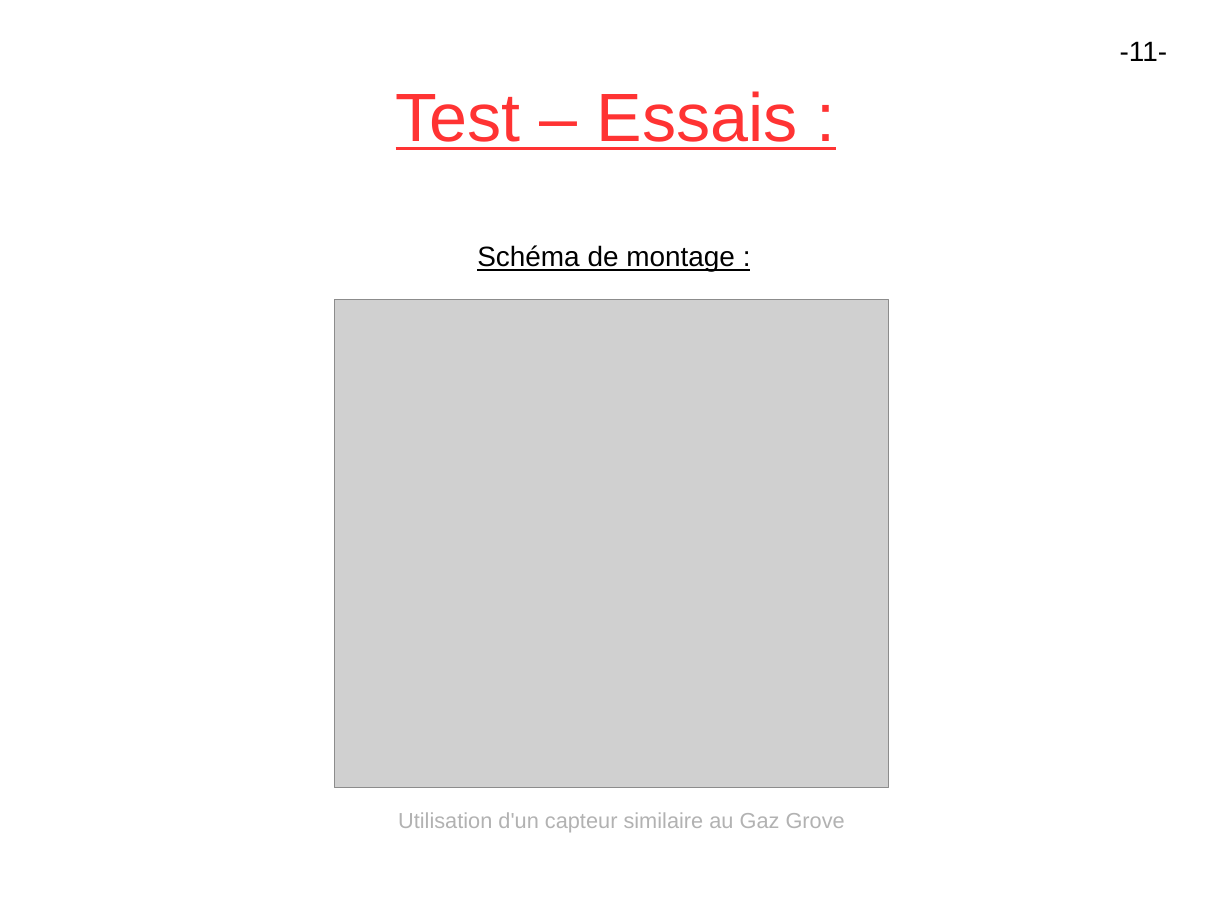
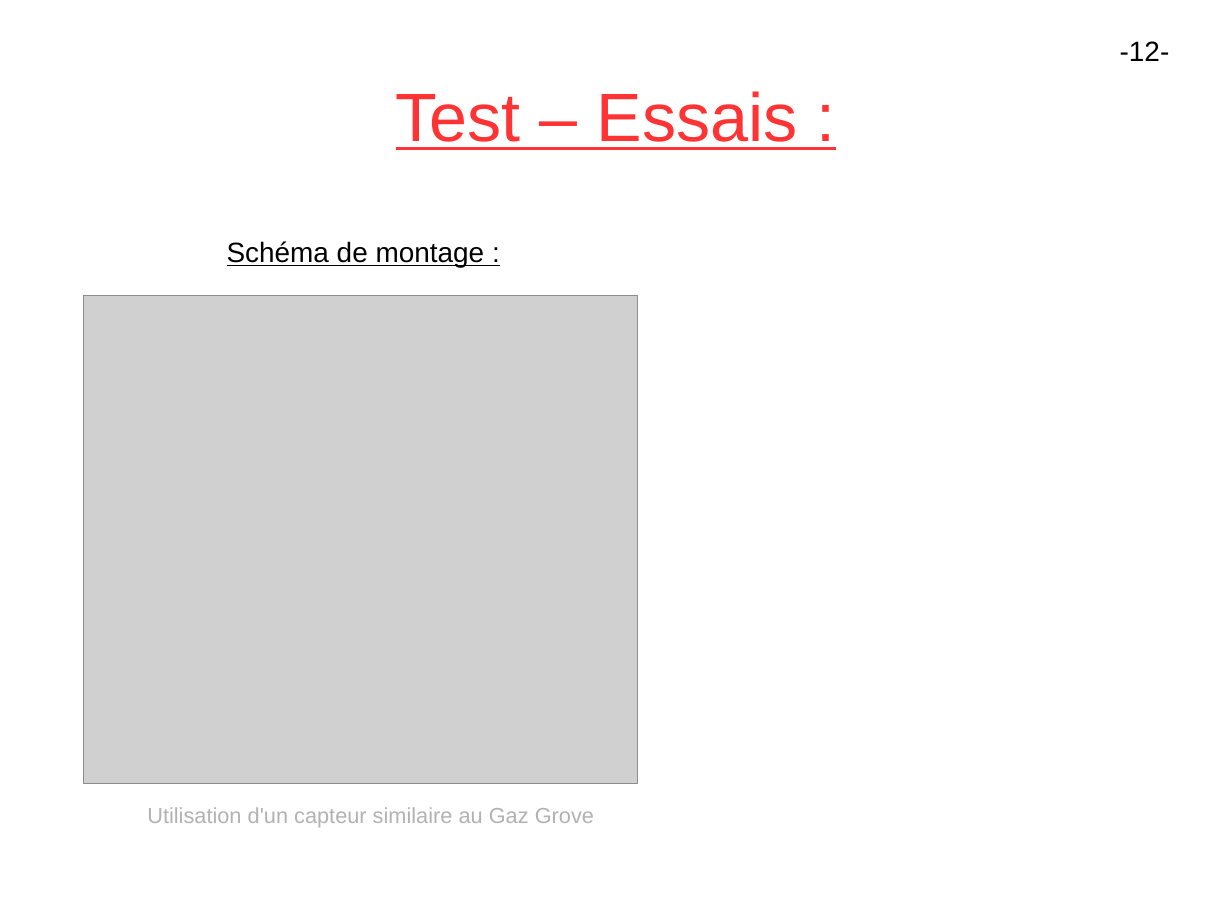
Before and after one commit to lesliesam96/Projet-STI2D, a slide deck: slide 12 of hugo/Diapo.odp (slide 11 before the commit). Drawn at 1232x924 pixels with LibreOffice and Linux fonts; fonts in the diff are those of the drawing; grey boxes stand for pictures. Boxes give left, top, right and bottom in pixels: in the first picture for what was removed or moved away, otherwise in the second. Text is boxed around its words. In the diff, an @@ line names an element or a change of style, - is before the commit and + after.

```diff
--- a/hugo/Diapo.odp
+++ b/hugo/Diapo.odp
@@ text at (1120,41,1170,61): text changed @@
--11-
+-12-
@@ 2 texts, 1 picture: place and size @@
-2 texts, 1 picture at (334,245,889,832)
+2 texts, 1 picture at (84,241,638,827)
```
Also in this commit, not shown: 7 other slides changed, 1 slide added.
